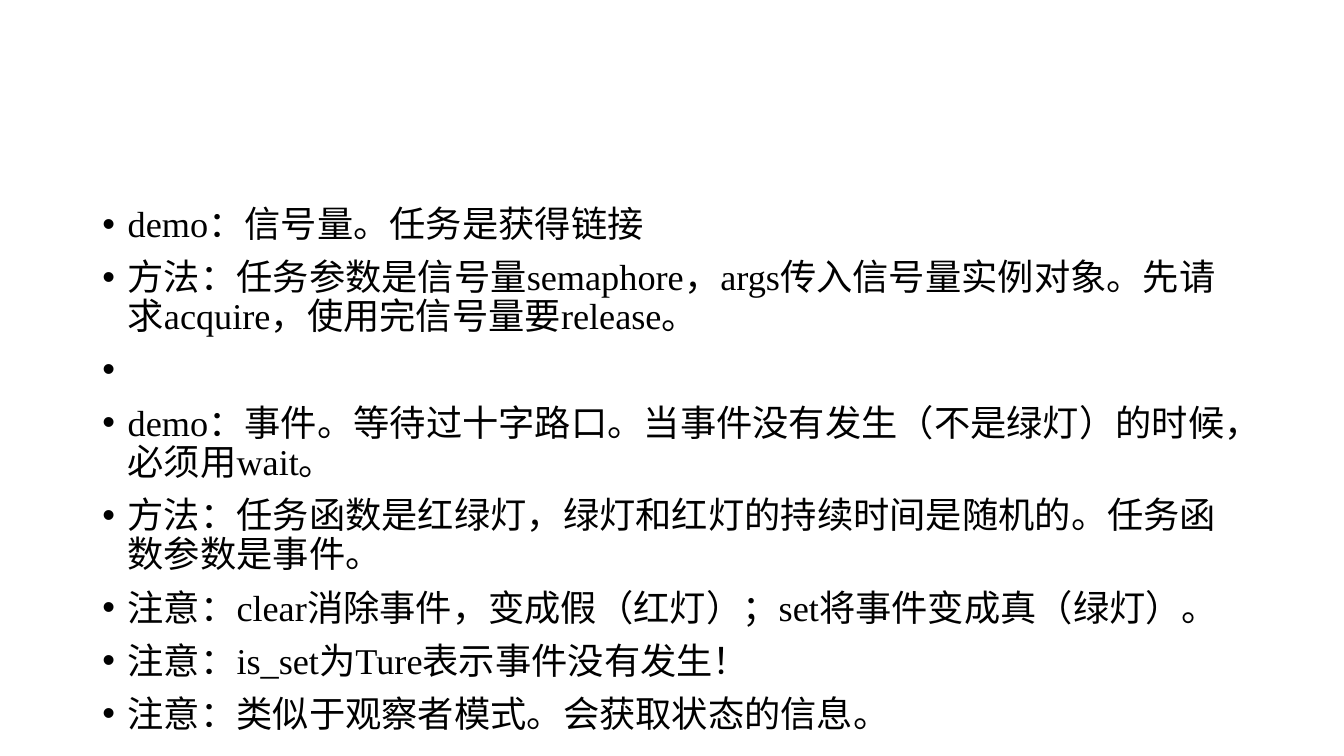
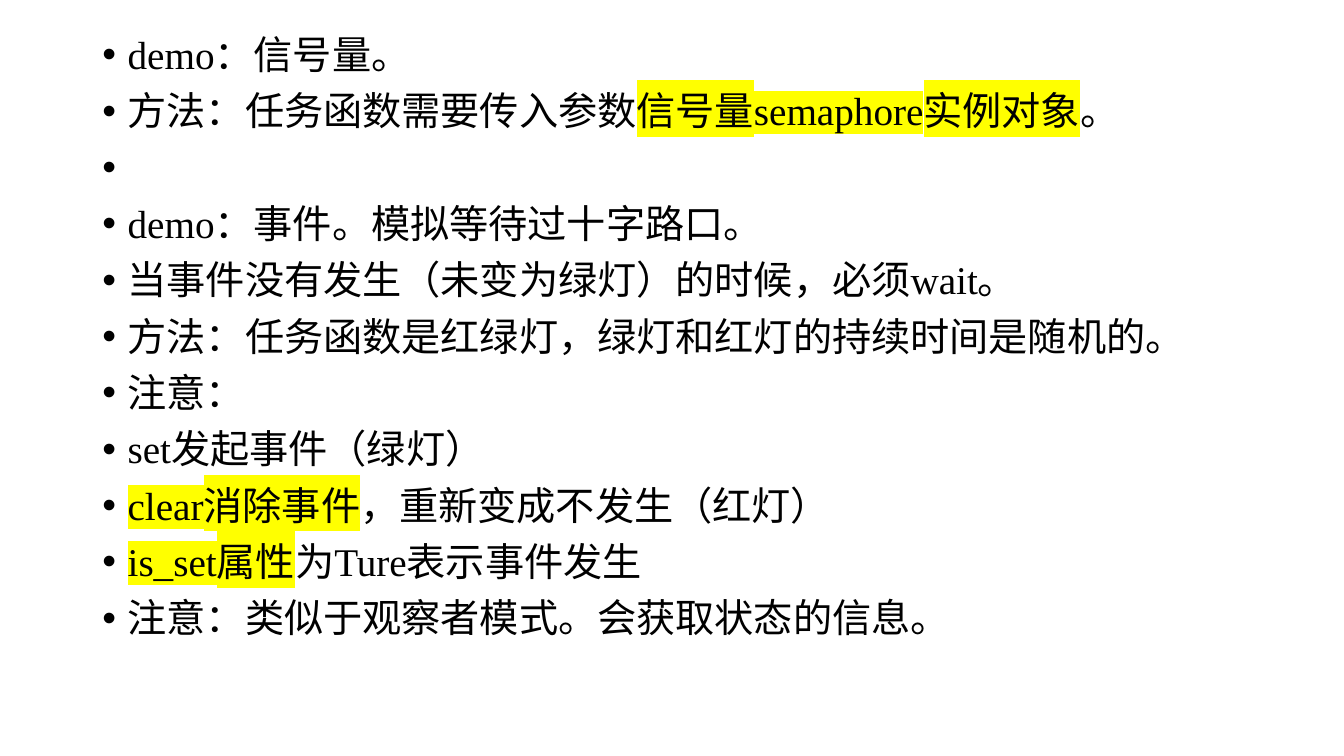
Before and after one commit to lizeyubuaa/pengbeifudao, a slide deck: slide 15 of week13/第十一周多进程.pptx (slide 12 before the commit). Drawn at 1344x756 pixels with LibreOffice and Linux fonts; fonts in the diff are those of the drawing. Boxes give left, top, right and bottom in pixels: in the first picture for what was removed or moved away, otherwise in the second. Text is boxed around its words. In the diff, an @@ line names an element or a change of style, - is before the commit and + after.

```diff
--- a/week13/第十一周多进程.pptx
+++ b/week13/第十一周多进程.pptx
@@ text "demo：信号量。" moved from (x1=128, y1=209, x2=1261, y2=730) to (x1=128, y1=38, x2=1185, y2=636) @@
@@ text at (x1=128, y1=38, x2=1185, y2=583): text changed; size 25.9 to 28 pt @@
-• demo：信号量。任务是获得链接
-• 方法：任务参数是信号量semaphore，args传入信号量实例对象。先请求acquire，使用完信号量要release。
-• demo：事件。等待过十字路口。当事件没有发生（不是绿灯）的时候，必须用wait。
-• 方法：任务函数是红绿灯，绿灯和红灯的持续时间是随机的。任务函数参数是事件。
-• 注意：clear消除事件，变成假（红灯）；set将事件变成真（绿灯）。
-• 注意：is_set为Ture表示事件没有发生！
+• demo：信号量。
+• 方法：任务函数需要传入参数信号量semaphore实例对象。
+• demo：事件。模拟等待过十字路口。
+• 当事件没有发生（未变为绿灯）的时候，必须wait。
+• 方法：任务函数是红绿灯，绿灯和红灯的持续时间是随机的。
+• 注意：
+• set发起事件（绿灯）
+• clear消除事件，重新变成不发生（红灯）
+• is_set属性为Ture表示事件发生
@@ text at (x1=128, y1=598, x2=950, y2=636): size 25.9 to 28 pt in "注意：类似于观察者模式。会获取状态的信息。" @@
```
Also in this commit, not shown: 14 other slides changed, 3 slides added, 14 other files.
